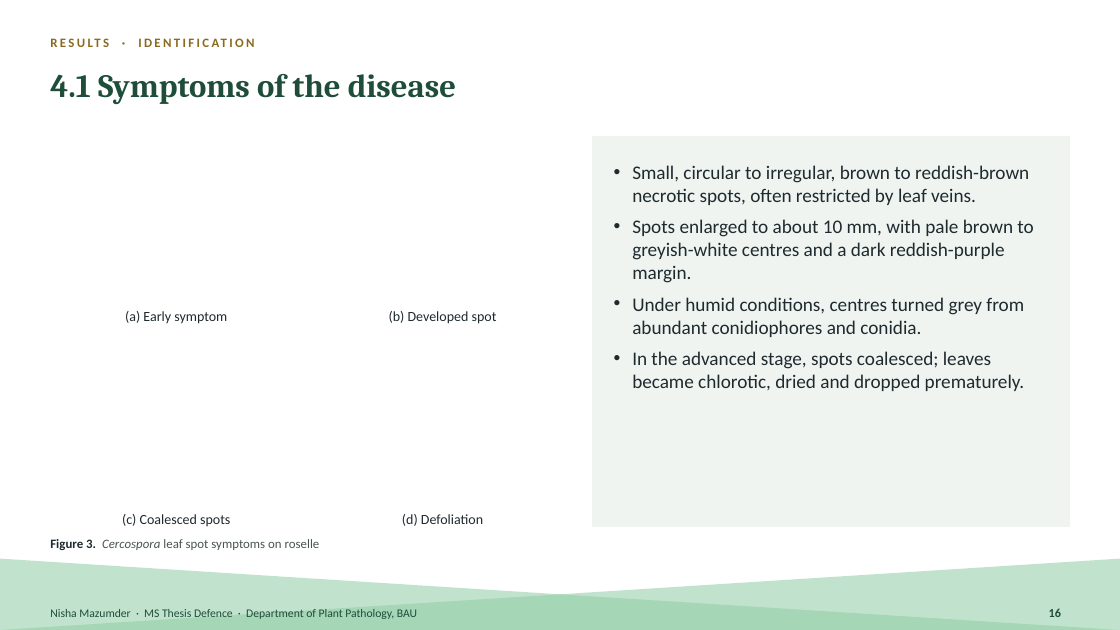
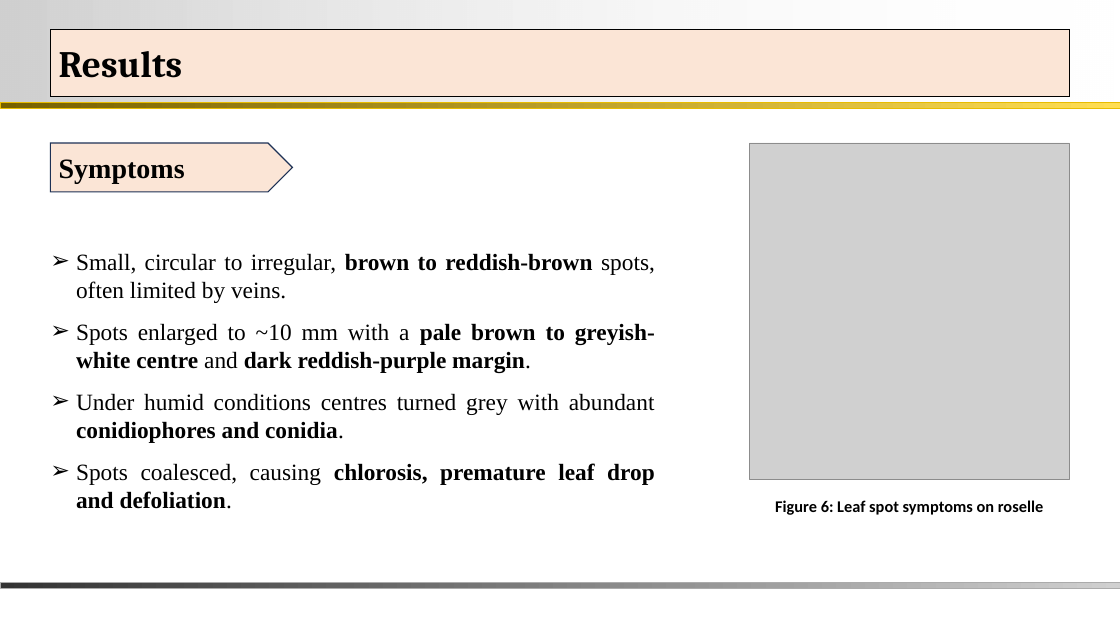
Before and after one commit to bipro-b/nm-documenents, a slide deck: slide 12 of docs/Nisha_MS_Thesis_Defence.pptx (slide 16 before the commit). Drawn at 1120x630 pixels with LibreOffice and Linux fonts; fonts in the diff are those of the drawing; grey boxes stand for pictures; background and template pictures are left out. Boxes give left, top, right and bottom in pixels: in the first picture for what was removed or moved away, otherwise in the second. Text is boxed around its words. In the diff, an @@ line names an element or a change of style, - is before the commit and + after.

```diff
--- a/docs/Nisha_MS_Thesis_Defence.pptx
+++ b/docs/Nisha_MS_Thesis_Defence.pptx
@@ rectangle added at (0,0,1120,103), fill gradient #D0D0D0 to #FFFFFF @@
@@ title "Results": place and size @@
-title "Results" at (50,30,1070,54)
+title "Results" at (50,29,1070,97)
@@ title "Results" at (50,29,1070,97): fill none to #FBE5D6; outline none to #000000 0.75 pt @@
@@ title at (59,51,183,78): text changed; size 11 to 32 pt; font Calibri to Cambria; text colour #8A6A1F to #000000 @@
-RESULTS · IDENTIFICATION
+Results
@@ text removed at (50,74,456,104) @@
-4.1 Symptoms of the disease
@@ rectangle added at (0,103,1120,108), fill gradient #766000 to #FFDE53, outline #E8BC00 0.26 pt @@
@@ pentagon arrow added at (50,143,292,192), fill #FBE5D6, outline #1E3256 1 pt, 24 pt, text #000000, bold @@
+Symptoms
@@ rectangle removed at (592,136,1070,527) @@
@@ picture added at (749,143,1069,479) @@
@@ text at (76,253,655,509): text changed; size 16.5 to 20 pt; font Calibri to Times New Roman; text colour #1F2A2E to #000000 @@
-• Small, circular to irregular, brown to reddish-brown necrotic spots, often restricted by leaf veins.
-• Spots enlarged to about 10 mm, with pale brown to greyish-white centres and a dark reddish-purple margin.
-• Under humid conditions, centres turned grey from abundant conidiophores and conidia.
-• In the advanced stage, spots coalesced; leaves became chlorotic, dried and dropped prematurely.
+➢ Small, circular to irregular, brown to reddish-brown spots, often limited by veins.
+➢ Spots enlarged to ~10 mm with a pale brown to greyish-white centre and dark reddish-purple margin.
+➢ Under humid conditions centres turned grey with abundant conidiophores and conidia.
+➢ Spots coalesced, causing chlorosis, premature leaf drop and defoliation.
@@ text removed at (125,311,227,324) @@
-(a) Early symptom
@@ text removed at (389,311,497,324) @@
-(b) Developed spot
@@ text "Figure 6: Leaf spot symptoms ..." at (775,500,1043,515): vertical alignment top to middle @@
@@ text at (775,500,1043,515): text changed; size 11 to 14 pt; text colour #4A5550 to #000000; bold on @@
-Figure 3. Cercospora leaf spot symptoms on roselle
+Figure 6: Leaf spot symptoms on roselle
@@ text removed at (122,514,230,526) @@
-(c) Coalesced spots
@@ text removed at (402,514,483,526) @@
-(d) Defoliation
@@ right triangle removed at (0,559,1120,630) @@
@@ right triangle removed at (0,559,1120,630) @@
@@ rectangle added at (0,582,1120,588), fill gradient #333333 to #D0D0D0, outline #ABABAB 0.26 pt @@
@@ text removed at (50,609,417,619) @@
-Nisha Mazumder · MS Thesis Defence · Department of Plant Pathology, BAU
@@ page number removed at (1049,608,1061,617) @@
-16
```
Also in this commit, not shown: 30 other slides changed, 6 slides added, 7 slides removed, 1 other file.
